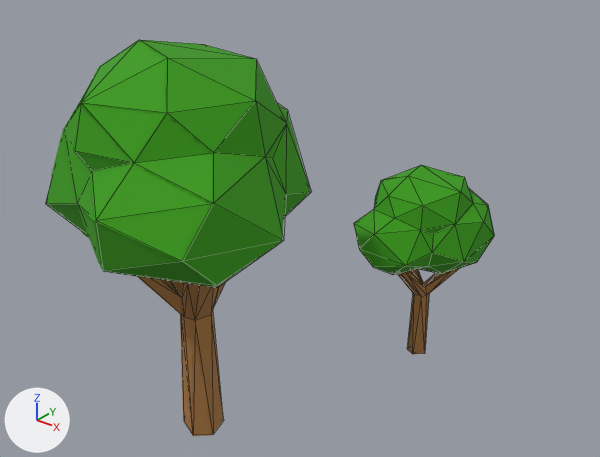
The glTF model utrecht_trees/data/content/3_2_0.glb: old version first, new version second.
One viewpoint serves both versions: a camera (50 mm lens) standing at (136737.13, 451823.68, 15.95) and looking at (136724.88, 451839.0, 6.46). Every picture has the same lights, and +X, +Y and +Z are marked at lower left. The first picture is the older version. Mesh edges are drawn as thin lines.
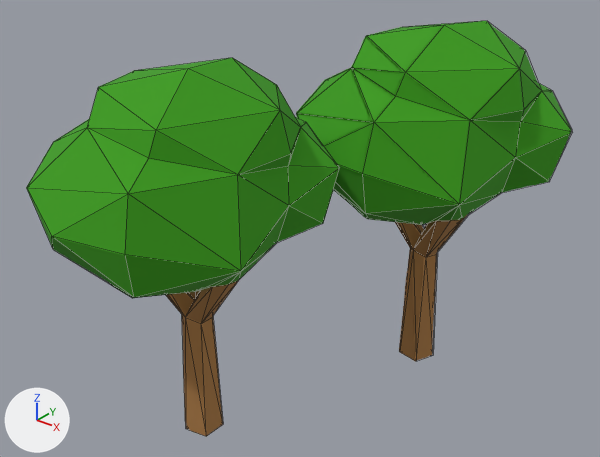
Pixel boxes [x1, y1, x2, y2] of what changed, in the pictures (600 x 457 px):
'Mesh_0', moved, turned, rescaled
    before: [45, 40, 311, 436]
    after: [26, 58, 339, 436]
'Mesh_0.001', moved, turned, rescaled
    before: [354, 165, 495, 354]
    after: [296, 21, 571, 361]

The change, as a diff of the scene's bpy script:
```diff
--- a/utrecht_trees/data/content/3_2_0.glb.py
+++ b/utrecht_trees/data/content/3_2_0.glb.py
@@ ob_mesh_0 @@
 ob_mesh_0.parent = ob_node_0
-ob_mesh_0.location = (1.148, -1.204, 6.969)
-ob_mesh_0.rotation_euler = (1.571, 0.0, 2.333)  # degrees (90, 0, 134)
-ob_mesh_0.scale = (2.25, 1.68, 2.25)
+ob_mesh_0.location = (0.623, 1.473, 6.698)
+ob_mesh_0.rotation_euler = (1.571, 0.0, -1.971)  # degrees (90, 0, -113)
+ob_mesh_0.scale = (2.16, 1.62, 2.16)
@@ ob_mesh_0_001 @@
 ob_mesh_0_001.parent = ob_node_0
-ob_mesh_0_001.location = (2.139, 5.887, 3.784)
-ob_mesh_0_001.rotation_euler = (1.571, 0.0, 1.202)  # degrees (90, 0, 69)
-ob_mesh_0_001.scale = (1.29, 0.968, 1.29)
+ob_mesh_0_001.location = (3.64, 7.966, 6.702)
+ob_mesh_0_001.rotation_euler = (1.571, 0.0, -2.344)  # degrees (90, 0, -134)
+ob_mesh_0_001.scale = (2.23, 1.67, 2.23)
```
